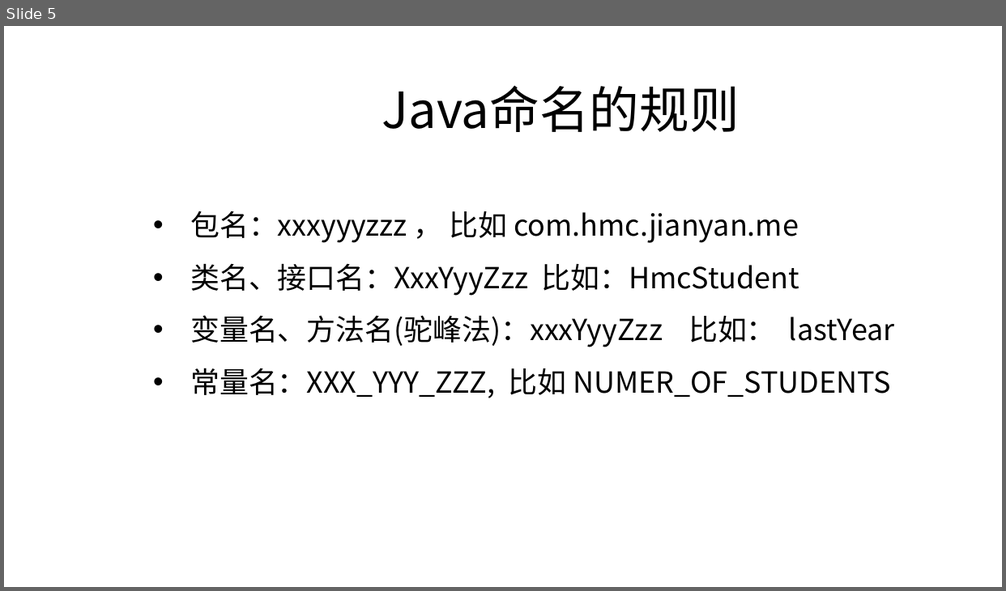
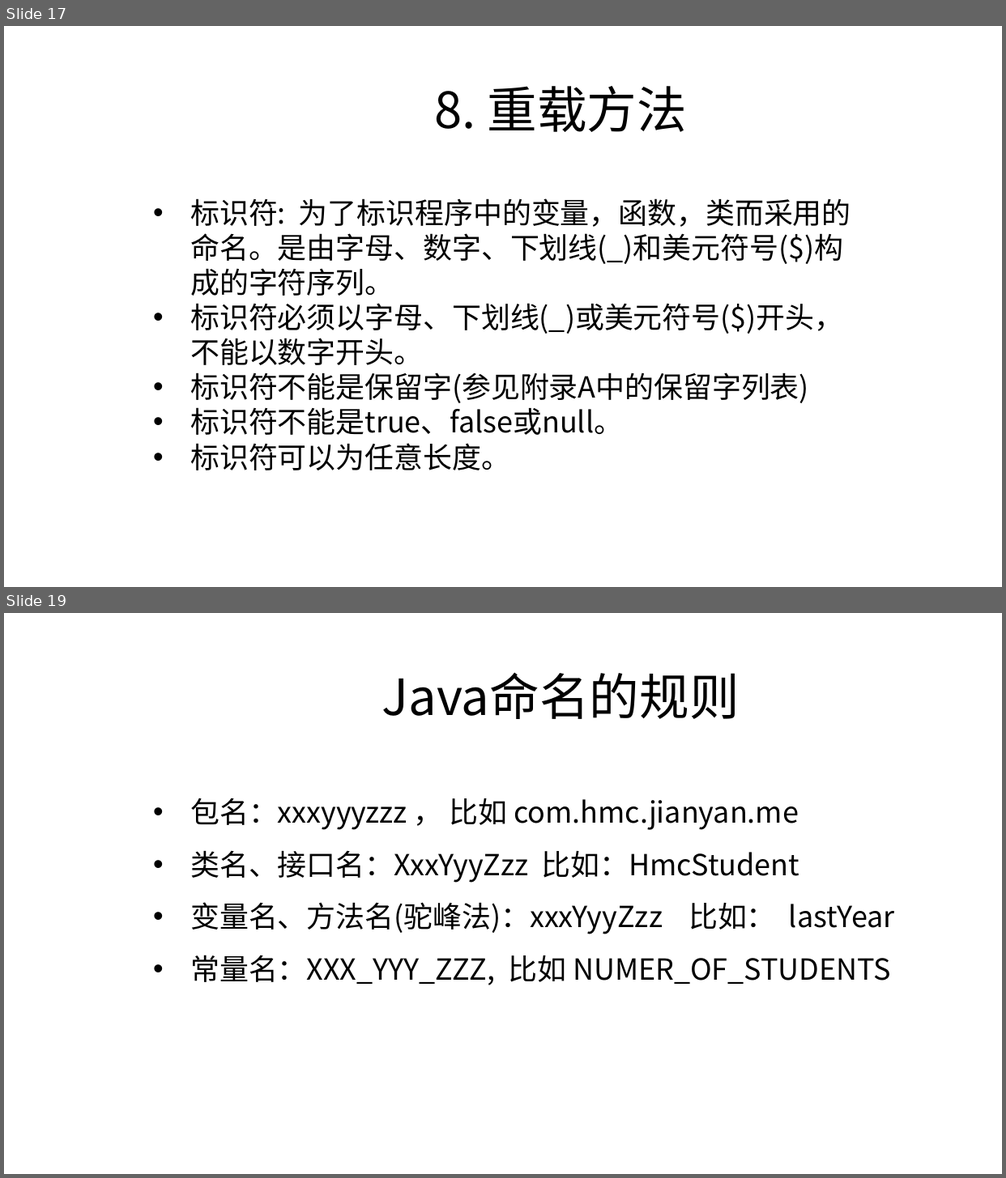
Before and after one commit to zjyesir/hmc_java_1, a slide deck: ppt/2.3 方法.pptx. Shown one above the other, each under a label of ours: slide 5 before the commit, slides 17 and 19 after it; the slides between them are not shown. The pictures are 1006x591 and 1006x1178 pixels, drawn with LibreOffice and Linux fonts; fonts in the diff are those of the drawing; background and template pictures are left out. Boxes give left, top, right and bottom in pixels: in the first picture for what was removed or moved away, otherwise in the second. Text is boxed around its words. In the diff, an @@ line names an element or a change of style, - is before the commit and + after.

```diff
--- a/ppt/2.3 方法.pptx
+++ b/ppt/2.3 方法.pptx
@@ slide 17 added at [4,26,1002,587], background picture (left out) @@
@@ text added at [434,86,687,132], 48 pt, text #000000 @@
+8. 重载方法
@@ text added at [190,199,851,471], 28 pt, text #000000 @@
+• 标识符: 为了标识程序中的变量，函数，类而采用的命名。是由字母、数字、下划线(_)和美元符号($)构成的字符序列。
+• 标识符必须以字母、下划线(_)或美元符号($)开头，不能以数字开头。
+• 标识符不能是保留字(参见附录A中的保留字列表)
+• 标识符不能是true、false或null。
+• 标识符可以为任意长度。
@@ what was slide 5 is now slide 19 @@
```
Also in this commit, not shown: 3 slides changed, 14 other slides added, 1 slide removed, 1 other file.
